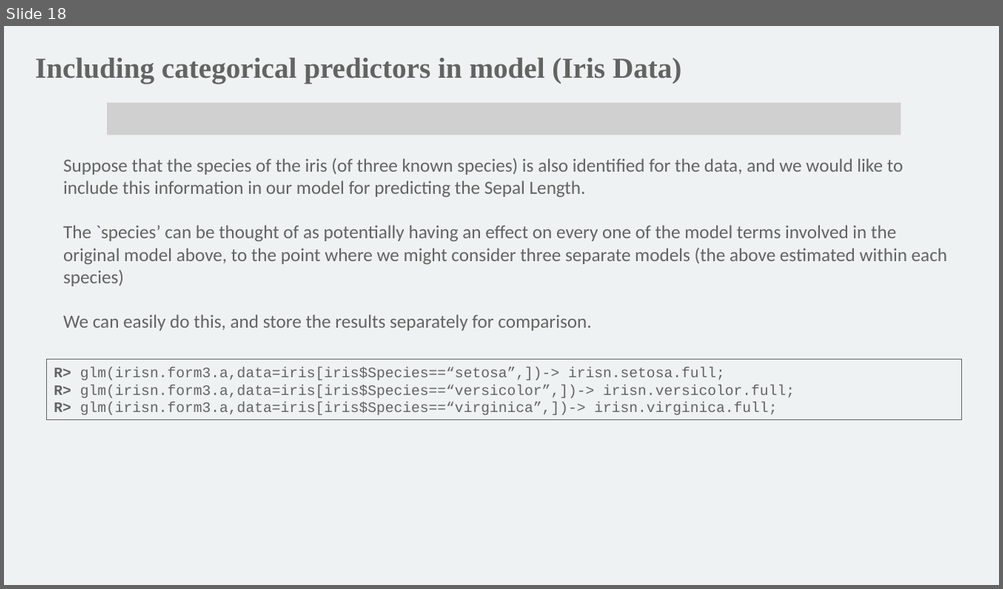
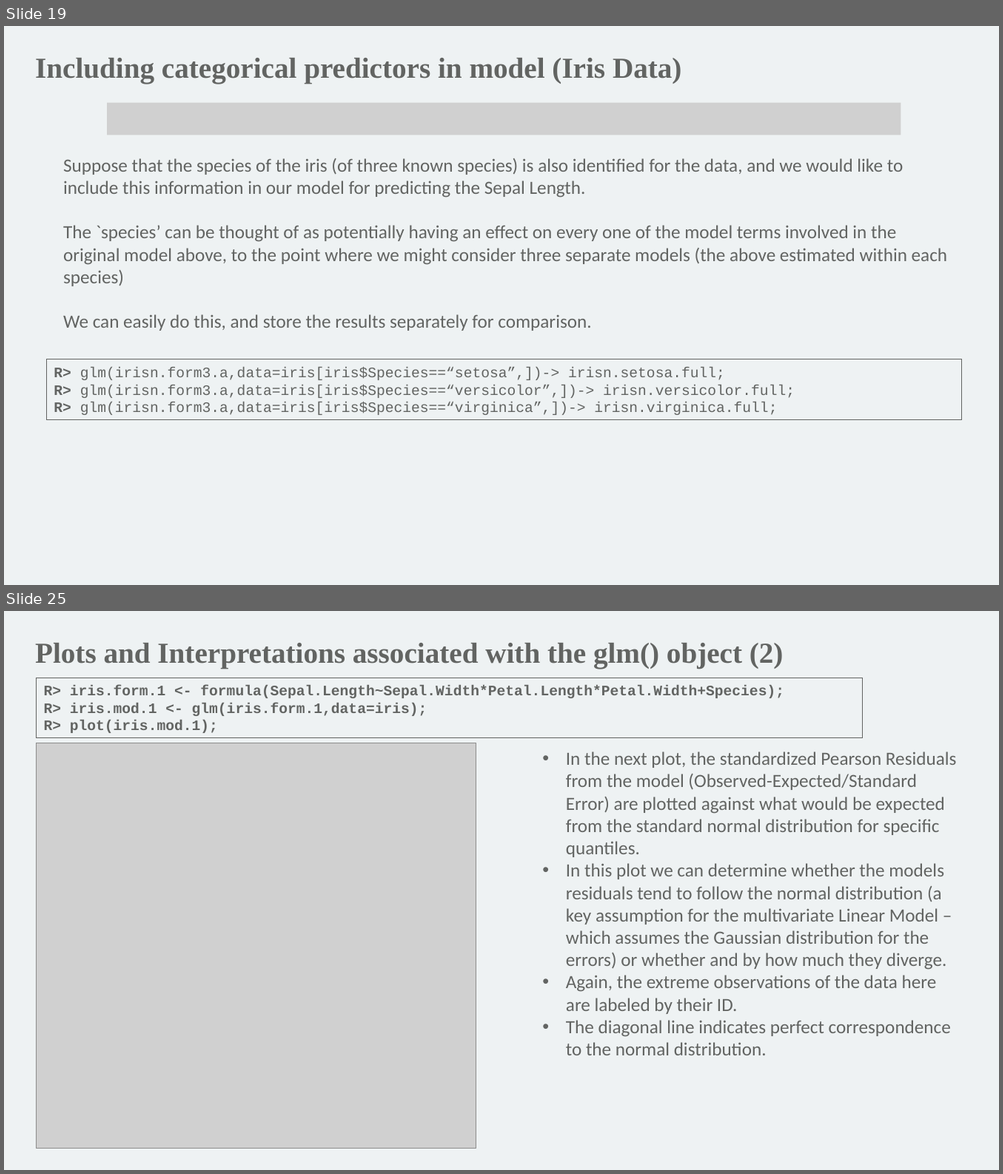
Before and after one commit to mathornton01/2022_UTSW_Lyda_Hill_Department_Beginning_R_Nanocourse, a slide deck: Slides/IntroductionToRForBeginners_DayII_MT.pptx. Shown one above the other, each under a label of ours: slide 18 before the commit, slides 19 and 25 after it; the slides between them are not shown. The pictures are 1003x589 and 1003x1174 pixels, drawn with LibreOffice and Linux fonts; fonts in the diff are those of the drawing; grey boxes stand for pictures; background and template pictures are left out. Boxes give left, top, right and bottom in pixels: in the first picture for what was removed or moved away, otherwise in the second. Text is boxed around its words. In the diff, an @@ line names an element or a change of style, - is before the commit and + after.

```diff
--- a/Slides/IntroductionToRForBeginners_DayII_MT.pptx
+++ b/Slides/IntroductionToRForBeginners_DayII_MT.pptx
@@ slide 25 added at [4,611,999,1170], background #EEF2F3 @@
@@ text added at [35,643,783,668], 28 pt, text #626462, bold @@
+Plots and Interpretations associated with the glm() object (2)
@@ rectangle added at [36,678,862,738], outline #626462 0.75 pt, 14 pt, text #626462, bold @@
+R> iris.form.1 <- formula(Sepal.Length~Sepal.Width*Petal.Length*Petal.Width+Species);
+R> iris.mod.1 <- glm(iris.form.1,data=iris);
+R> plot(iris.mod.1);
@@ picture added at [36,743,475,1149] @@
@@ text added at [566,752,956,1056], 18 pt, text #626462 @@
+• In the next plot, the standardized Pearson Residuals from the model (Observed-Expected/Standard Error) are plotted against what would be expected from the standard normal distribution for specific quantiles.
+• In this plot we can determine whether the models residuals tend to follow the normal distribution (a key assumption for the multivariate Linear Model – which assumes the Gaussian distribution for the errors) or whether and by how much they diverge.
+• Again, the extreme observations of the data here are labeled by their ID.
+• The diagonal line indicates perfect correspondence to the normal distribution.
@@ what was slide 18 is now slide 19 @@
```
Also in this commit, not shown: 4 slides changed, 8 other slides added, 1 slide removed, 1 other file.
